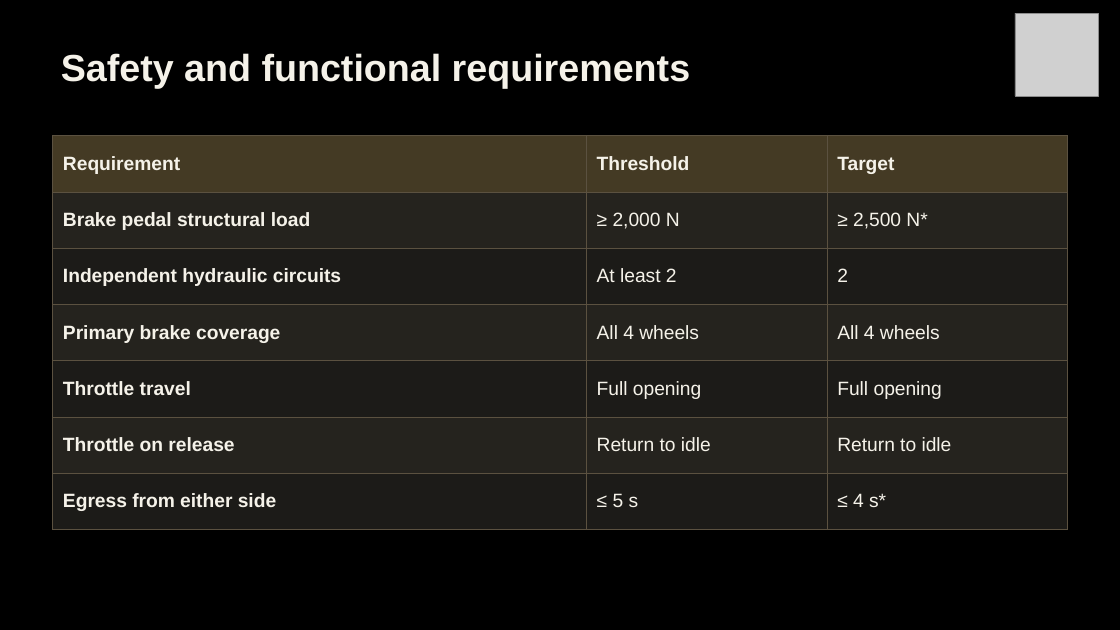
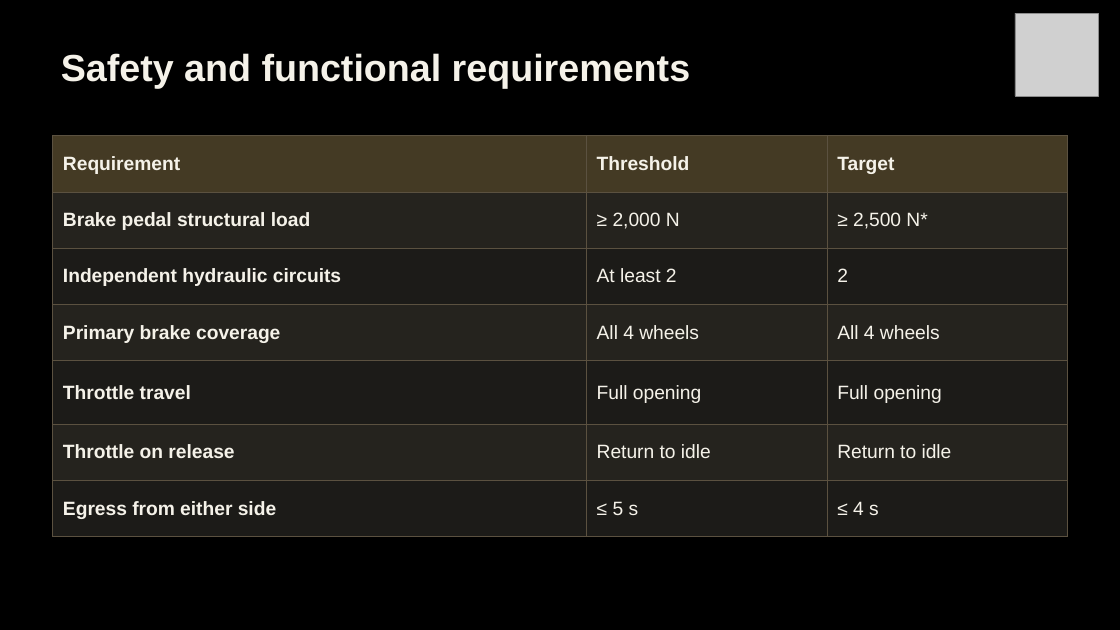
Before and after one commit to Polowater123/Aggie-Baja-Controls-The-A.B.C.-, a slide deck: slide 5 of PDR Draft.pptx (slide 6 before the commit). Drawn at 1120x630 pixels with LibreOffice and Linux fonts; fonts in the diff are those of the drawing; grey boxes stand for pictures. Boxes give left, top, right and bottom in pixels: in the first picture for what was removed or moved away, otherwise in the second. Text is boxed around its words. In the diff, an @@ line names an element or a change of style, - is before the commit and + after.

```diff
--- a/PDR Draft.pptx
+++ b/PDR Draft.pptx
@@ table at (52,135,1066,537) @@
-row 7, column 3: ≤ 4 s*
+row 7, column 3: ≤ 4 s
```
Also in this commit, not shown: 7 other slides changed, 1 slide added, 6 slides removed.
